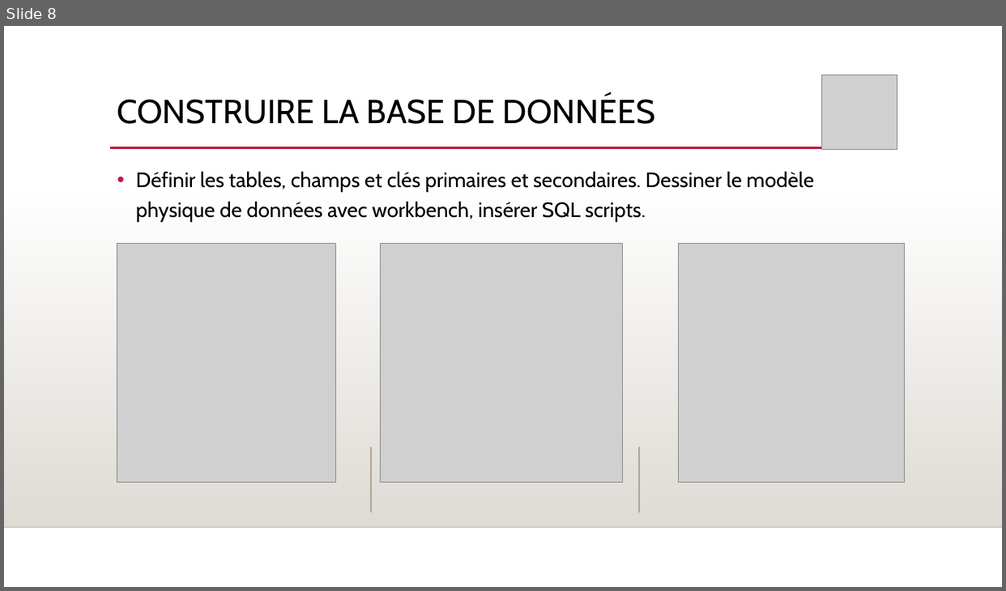
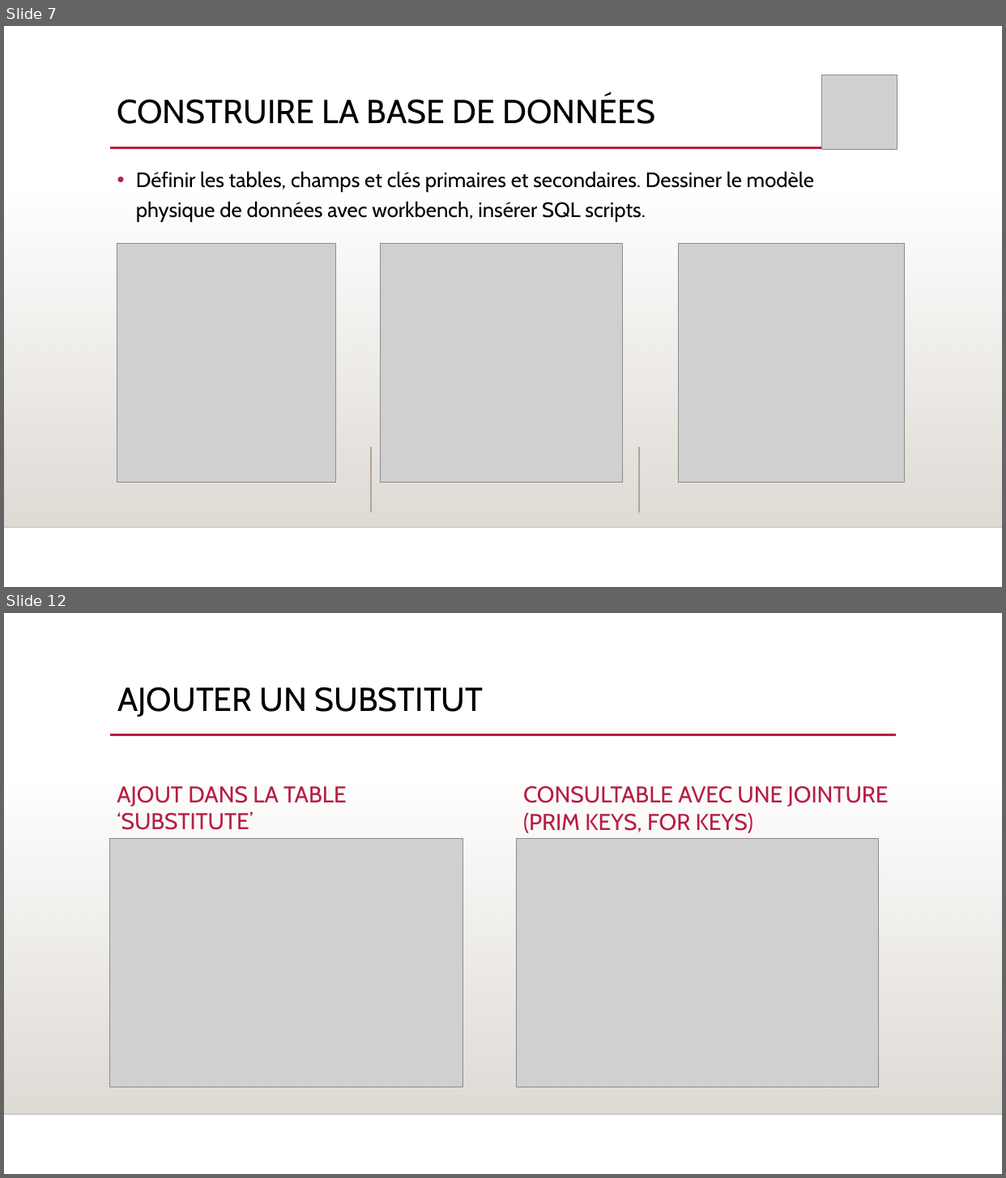
Before and after one commit to Goro-Majima/OpenFoodFacts, a slide deck: SLIDESHOW PROJECT 5.pptx. Shown one above the other, each under a label of ours: slide 8 before the commit, slides 7 and 12 after it; the slides between them are not shown. The pictures are 1006x591 and 1006x1178 pixels, drawn with LibreOffice and Linux fonts; fonts in the diff are those of the drawing; grey boxes stand for pictures; background and template pictures are left out. Boxes give left, top, right and bottom in pixels: in the first picture for what was removed or moved away, otherwise in the second. Text is boxed around its words. In the diff, an @@ line names an element or a change of style, - is before the commit and + after.

```diff
--- a/SLIDESHOW PROJECT 5.pptx
+++ b/SLIDESHOW PROJECT 5.pptx
@@ slide 12 added at (x1=4, y1=613, x2=1002, y2=1174), background picture (left out); not listed: 3 template elements that a slide beside it also shows @@
@@ title added at (x1=117, y1=687, x2=484, y2=717), 32 pt, text #000000 @@
+AJOUTER UN SUBSTITUT
@@ text added at (x1=117, y1=786, x2=346, y2=830), 22 pt, text #B71E42 @@
+AJOUT DANS LA TABLE ‘SUBSTITUTE’
@@ text added at (x1=523, y1=786, x2=889, y2=833), 22 pt, text #B71E42 @@
+CONSULTABLE AVEC UNE JOINTURE (PRIM KEYS, FOR KEYS)
@@ picture added at (x1=110, y1=838, x2=463, y2=1088) @@
@@ picture added at (x1=517, y1=838, x2=879, y2=1088) @@
@@ what was slide 8 is now slide 7 @@
```
Also in this commit, not shown: 4 slides changed, 7 other slides added, 2 slides removed, 1 other file.
